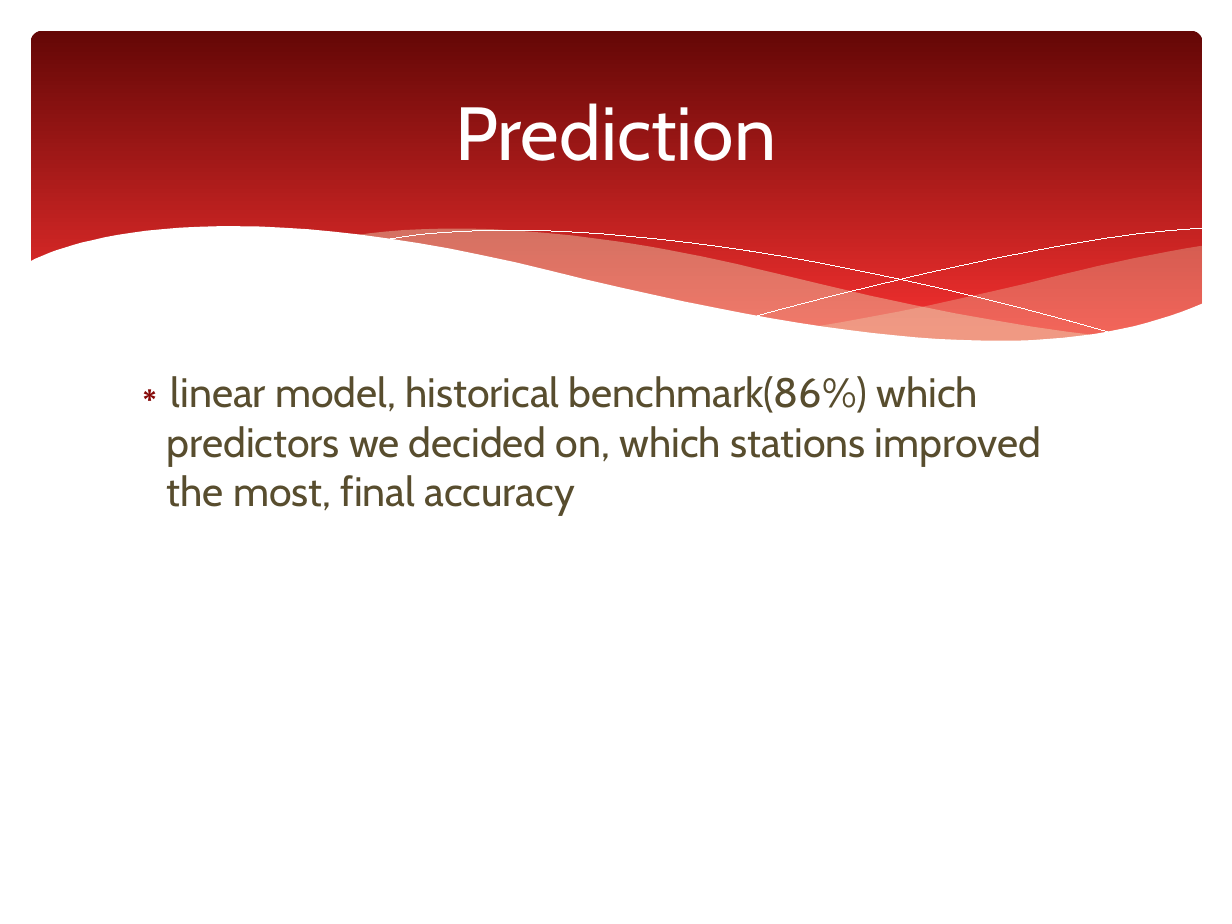
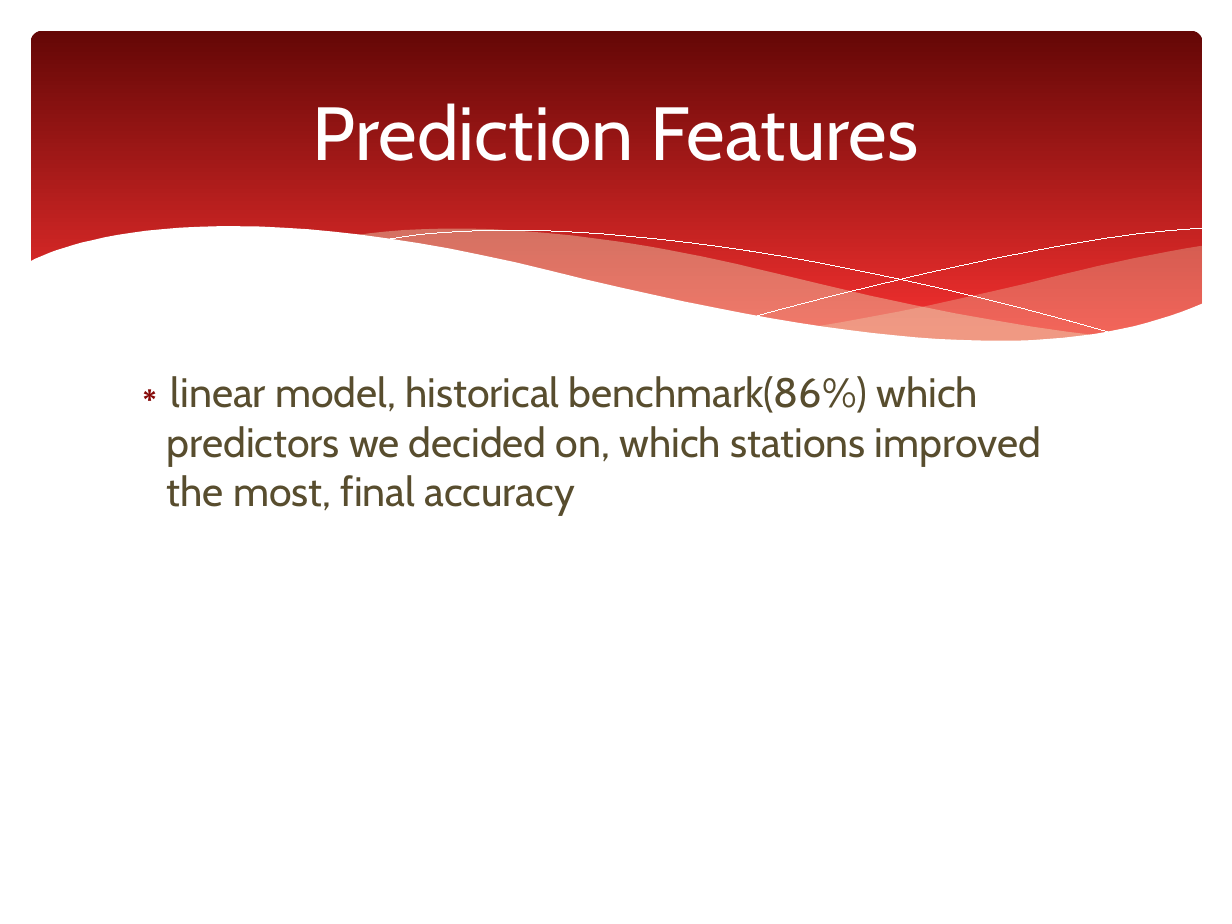
Before and after one commit to azampagl/harvard-capstone, a slide deck: slide 9 of docs/presentations/executive/mbta-capstone_executive.pptx (slide 12 before the commit). Drawn at 1232x924 pixels with LibreOffice and Linux fonts; fonts in the diff are those of the drawing. Boxes give left, top, right and bottom in pixels: in the first picture for what was removed or moved away, otherwise in the second. Text is boxed around its words. In the diff, an @@ line names an element or a change of style, - is before the commit and + after.

```diff
--- a/docs/presentations/executive/mbta-capstone_executive.pptx
+++ b/docs/presentations/executive/mbta-capstone_executive.pptx
@@ title at [313,103,919,161]: text changed @@
-Prediction
+Prediction Features
```
Also in this commit, not shown: 2 other slides changed, 1 slide added.
